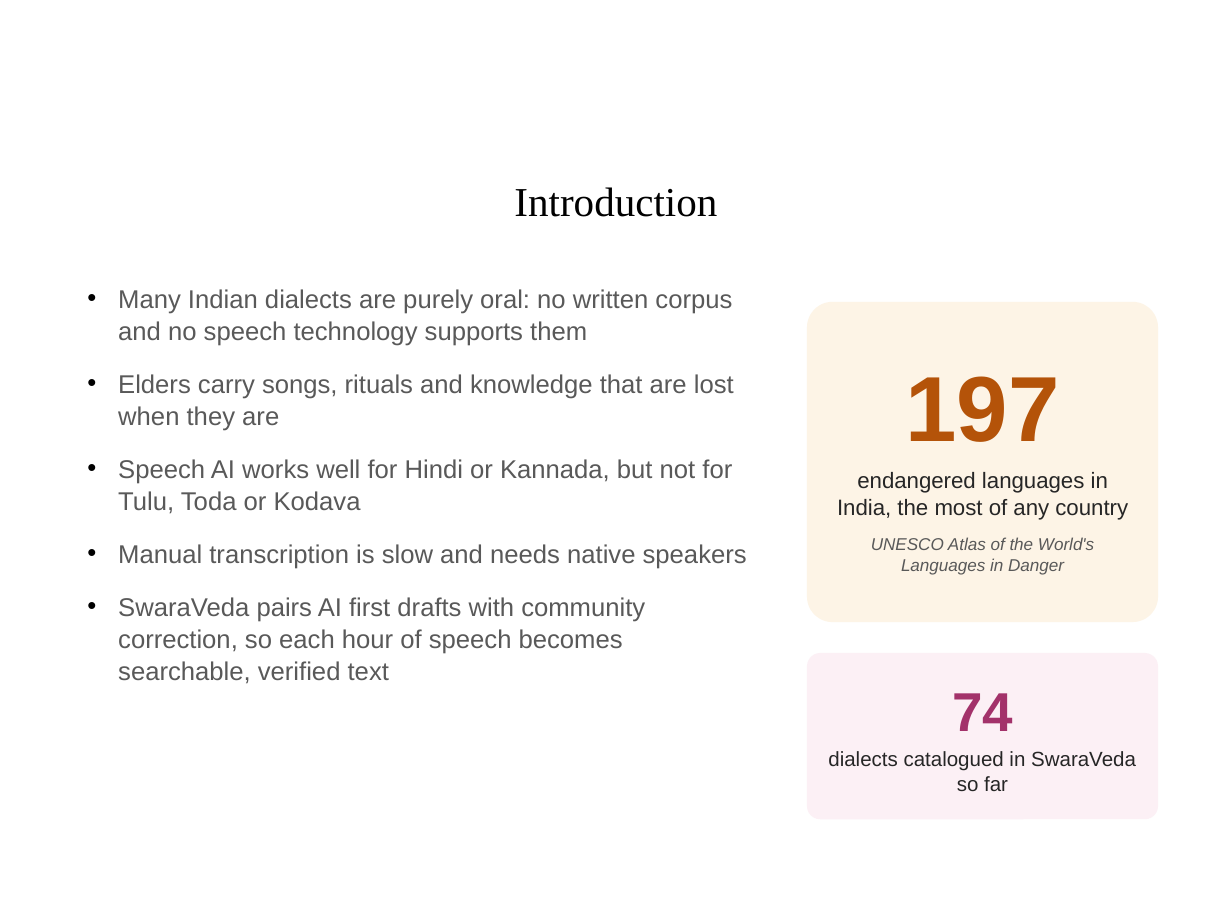
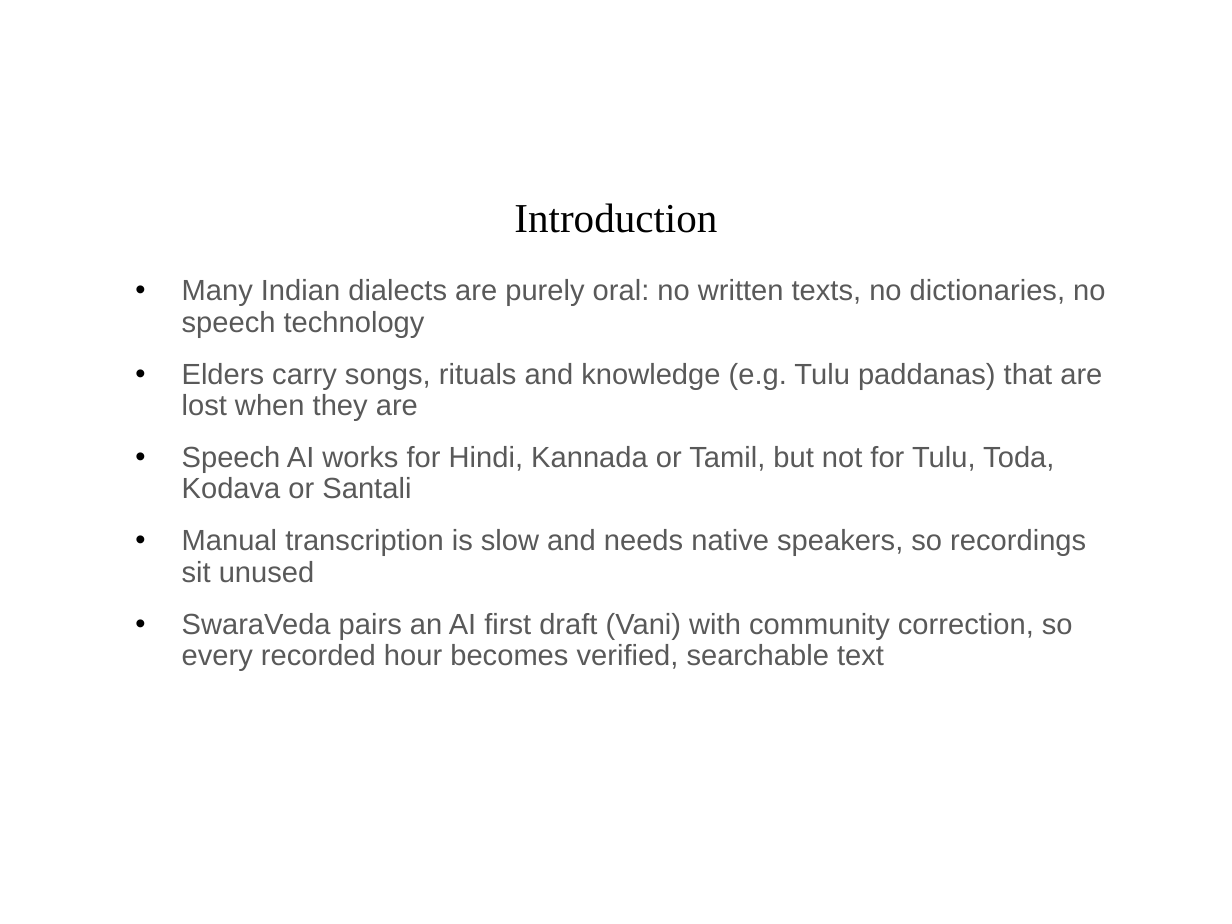
Before and after one commit to Mohamed-Ali-4/SwaraVeda, a slide deck: slide 4 of docs/SwaraVeda_Review2.pptx. Drawn at 1232x924 pixels with LibreOffice and Linux fonts; fonts in the diff are those of the drawing; background and template pictures are left out. Boxes give left, top, right and bottom in pixels: in the first picture for what was removed or moved away, otherwise in the second. Text is boxed around its words. In the diff, an @@ line names an element or a change of style, - is before the commit and + after.

```diff
--- a/docs/SwaraVeda_Review2.pptx
+++ b/docs/SwaraVeda_Review2.pptx
@@ text "Introduction": place and size @@
-text "Introduction" at <box>514,187,717,217</box>
+text "Introduction" at <box>514,203,717,233</box>
@@ text at <box>182,279,1105,670</box>: text changed; size 15 to 17 pt @@
-• Many Indian dialects are purely oral: no written corpus and no speech technology supports them
-• Elders carry songs, rituals and knowledge that are lost when they are
-• Speech AI works well for Hindi or Kannada, but not for Tulu, Toda or Kodava
-• Manual transcription is slow and needs native speakers
-• SwaraVeda pairs AI first drafts with community correction, so each hour of speech becomes searchable, verified text
+• Many Indian dialects are purely oral: no written texts, no dictionaries, no speech technology
+• Elders carry songs, rituals and knowledge (e.g. Tulu paddanas) that are lost when they are
+• Speech AI works for Hindi, Kannada or Tamil, but not for Tulu, Toda, Kodava or Santali
+• Manual transcription is slow and needs native speakers, so recordings sit unused
+• SwaraVeda pairs an AI first draft (Vani) with community correction, so every recorded hour becomes verified, searchable text
@@ rounded rectangle removed at <box>807,302,1158,622</box> @@
-197
-endangered languages in India, the most of any country
-UNESCO Atlas of the World's Languages in Danger
@@ rounded rectangle removed at <box>807,653,1158,819</box> @@
-74
-dialects catalogued in SwaraVeda so far
```
Also in this commit, not shown: 6 other slides changed, 3 slides added, 8 slides removed, 1 other file.
